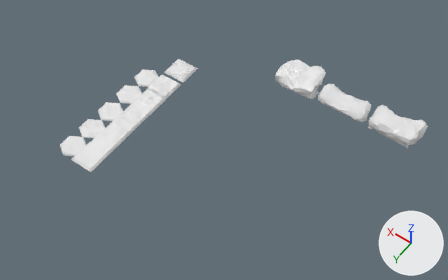
Renders of the FBX model Assets/_Visual/Models/grounds.fbx from each side of a commit.
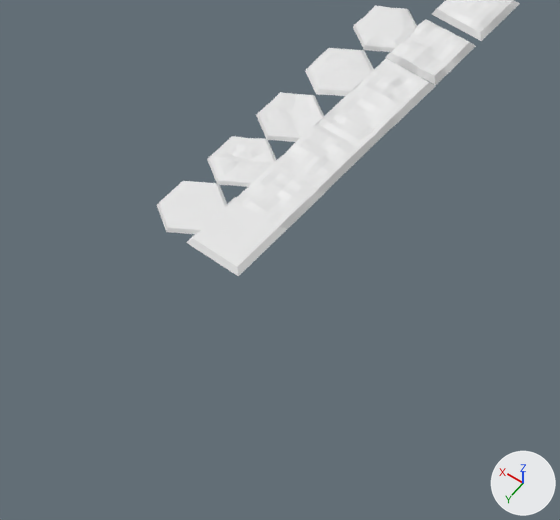
There are two pictures of each version: one whole from a 50 mm camera at (-28.5, 37.7, 43.9) aimed at (-9.1, 10.5, 1.2), one close up on the part from 0% to 48% of the width and 24% to 95% of the height. Lighting does not change. The marker at lower right points along +X, +Y and +Z.

The first close-up shows 'ground', 'ground._3', 'ground_0', 'ground_1', 'ground_2', 'ground_3', 'ground_4', 'hexground', 'hexground_0', 'hexground_1', 'hexground_2', 'hexground_3'.
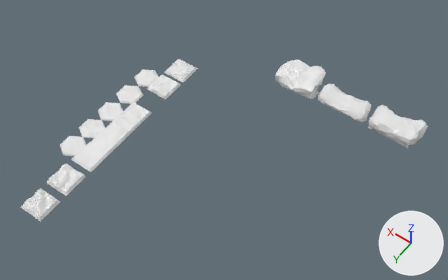
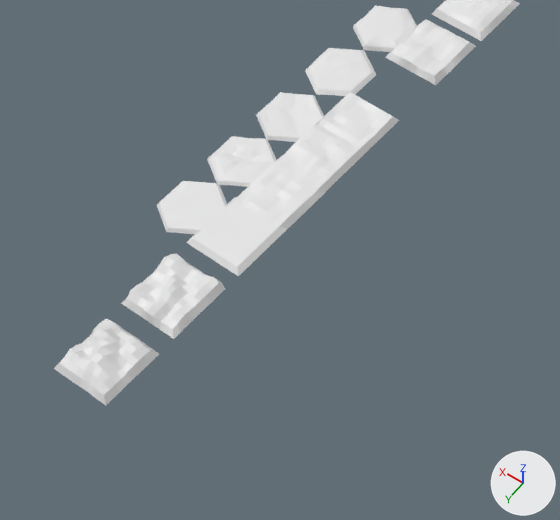
Changed parts and their boxes (x1, y1, x2, y2) in the close-ups (560 x 520 px):
'ground_6', added
    after: (54, 318, 159, 406)
'ground_5', added
    after: (121, 253, 225, 339)
'ground._3', deleted
    before: (351, 58, 436, 126)

The change, as a diff of the scene's bpy script:
```diff
--- a/Assets/_Visual/Models/grounds.fbx.py
+++ b/Assets/_Visual/Models/grounds.fbx.py
@@ me_plane_006 @@
+me_plane_006.from_pydata(...)  # 113 vertices, 96 faces; spans x -1.2..1.2, y -1.26..1.2, z -0.18..0.46
@@ me_plane_005_1 @@
+me_plane_005_1.from_pydata(...)  # 113 vertices, 96 faces; spans x -1.17..1.18, y -1.19..1.17, z -0.28..0.42
@@ ob_ground__3 @@
-ob_ground__3 = bpy.data.objects.new('ground._3', me_plane_005)
-ob_ground__3.location = (0.0, 10.0, 0.0)
@@ ob_ground_5 @@
+ob_ground_5 = bpy.data.objects.new('ground_5', me_plane_006)
+ob_ground_5.location = (0.0, 21.0, 0.0)
@@ ob_ground_6 @@
+ob_ground_6 = bpy.data.objects.new('ground_6', me_plane_005_1)
+ob_ground_6.location = (0.0, 24.0, 0.0)
```
